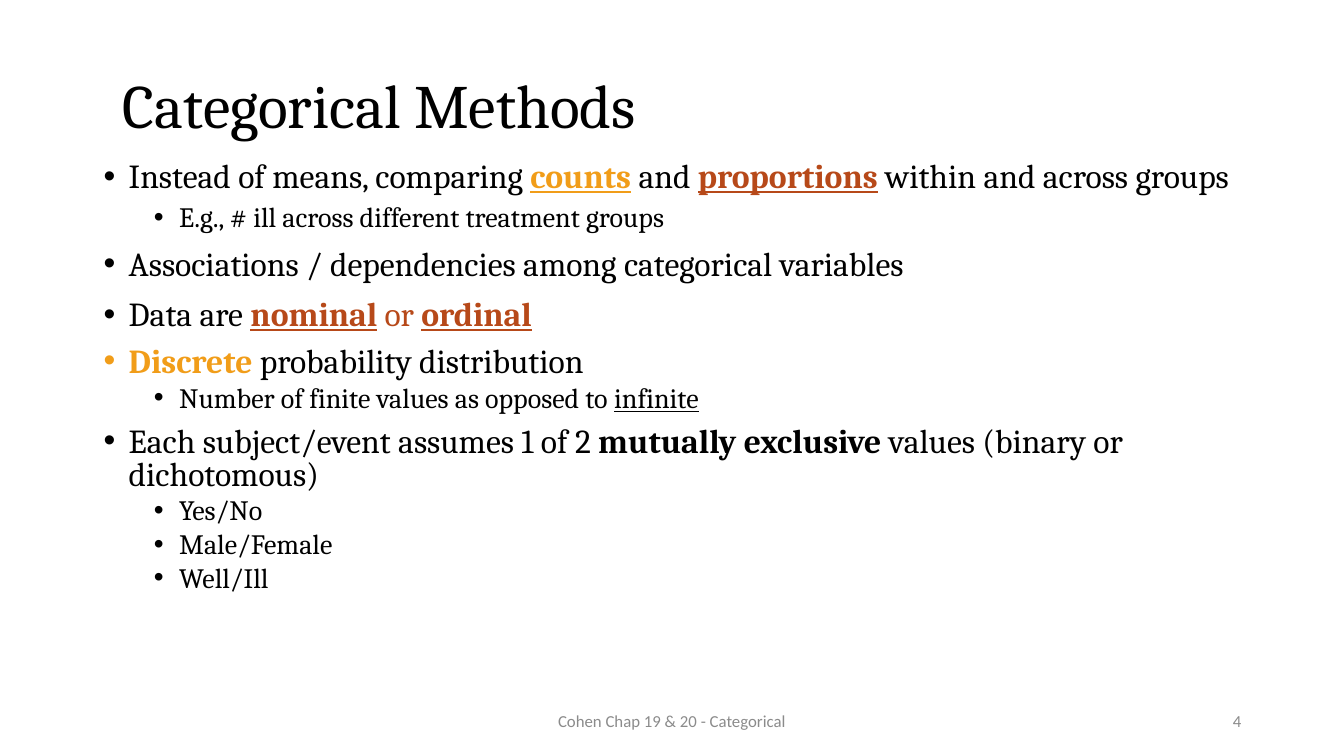
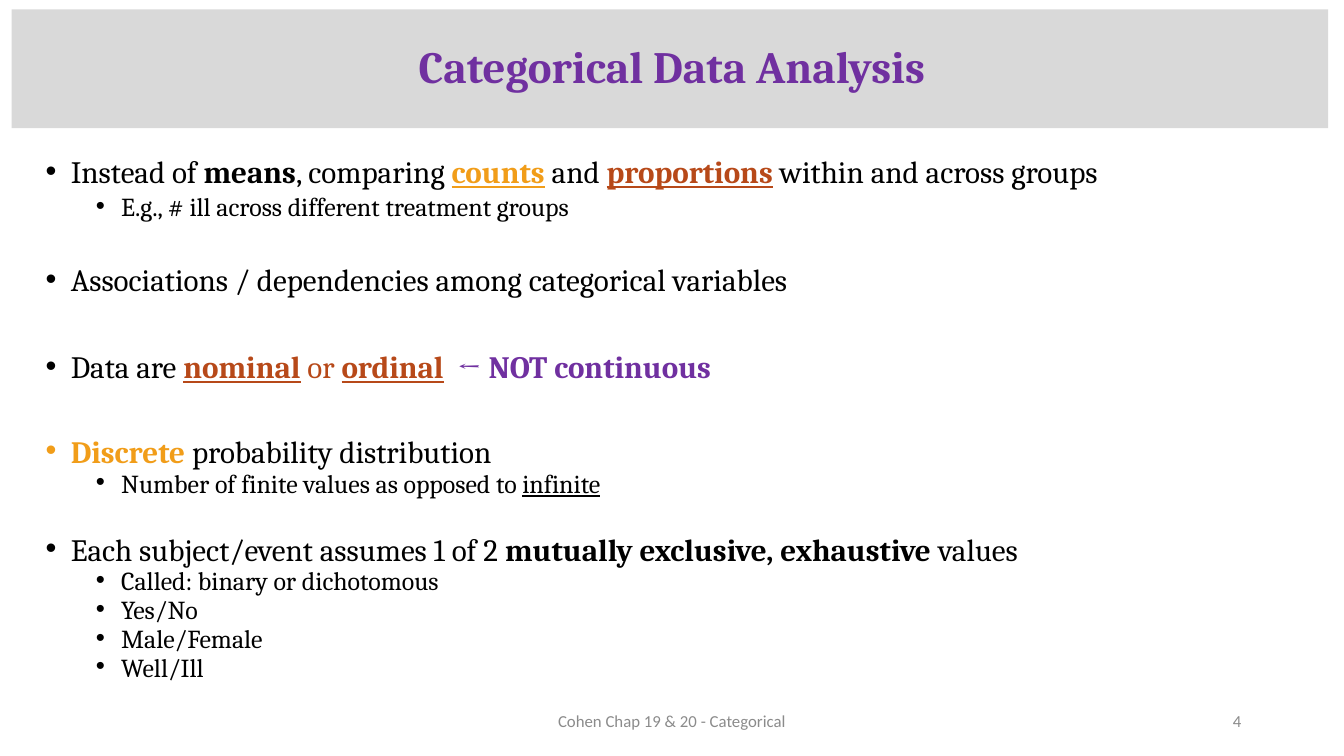
Before and after one commit to CEHS-research/PSY-6600_public, a slide deck: slide 4 of slides/Ch19-20_categorical.pptx. Drawn at 1344x756 pixels with LibreOffice and Linux fonts; fonts in the diff are those of the drawing. Boxes give left, top, right and bottom in pixels: in the first picture for what was removed or moved away, otherwise in the second. Text is boxed around its words. In the diff, an @@ line names an element or a change of style, - is before the commit and + after.

```diff
--- a/slides/Ch19-20_categorical.pptx
+++ b/slides/Ch19-20_categorical.pptx
@@ rectangle added at box(11, 9, 1328, 128), fill #D9D9D9 @@
@@ title at box(419, 52, 925, 93): text changed; size 44 to 32 pt; text colour #000000 to #7030A0; bold on @@
-Categorical Methods
+Categorical Data Analysis
@@ text "Instead of means, comparing counts ...": place and size @@
-text "Instead of means, comparing counts ..." at box(129, 164, 1229, 592)
+text "Instead of means, comparing counts ..." at box(71, 161, 1097, 681)
@@ text at box(71, 161, 1097, 681): size 24 to 22.2 pt in "Instead of means, comparing counts and proportions ...", "Associations / dependencies among categorical variables", "Discrete probability distribution"; bold on in "means,"; size 20 to 18.5 pt in "E.g., # ill across different treatment groups", "Number of finite values as opposed to ...", "Yes/No", "Male/Female" and 1 more places; line spacing 0.9 to 0.8; line spacing 0.8 to 0.7 @@
@@ text at box(71, 356, 711, 383): text changed; size 24 to 22.2 pt @@
-• Data are nominal or ordinal
+• Data are nominal or ordinal ← NOT continuous
@@ text at box(71, 539, 1018, 596): text changed; size 24 to 22.2 pt @@
-• Each subject/event assumes 1 of 2 mutually exclusive values (binary or dichotomous)
+• Each subject/event assumes 1 of 2 mutually exclusive, exhaustive values
+  • Called: binary or dichotomous
```
Also in this commit, not shown: 22 other slides changed, 9 slides added, 2 slides removed, 1 other file.
